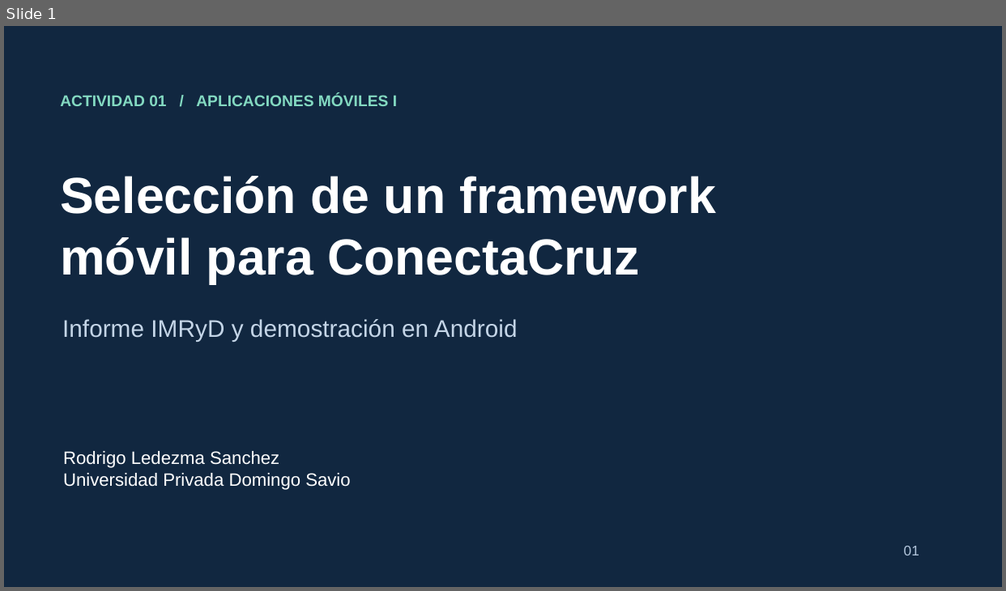
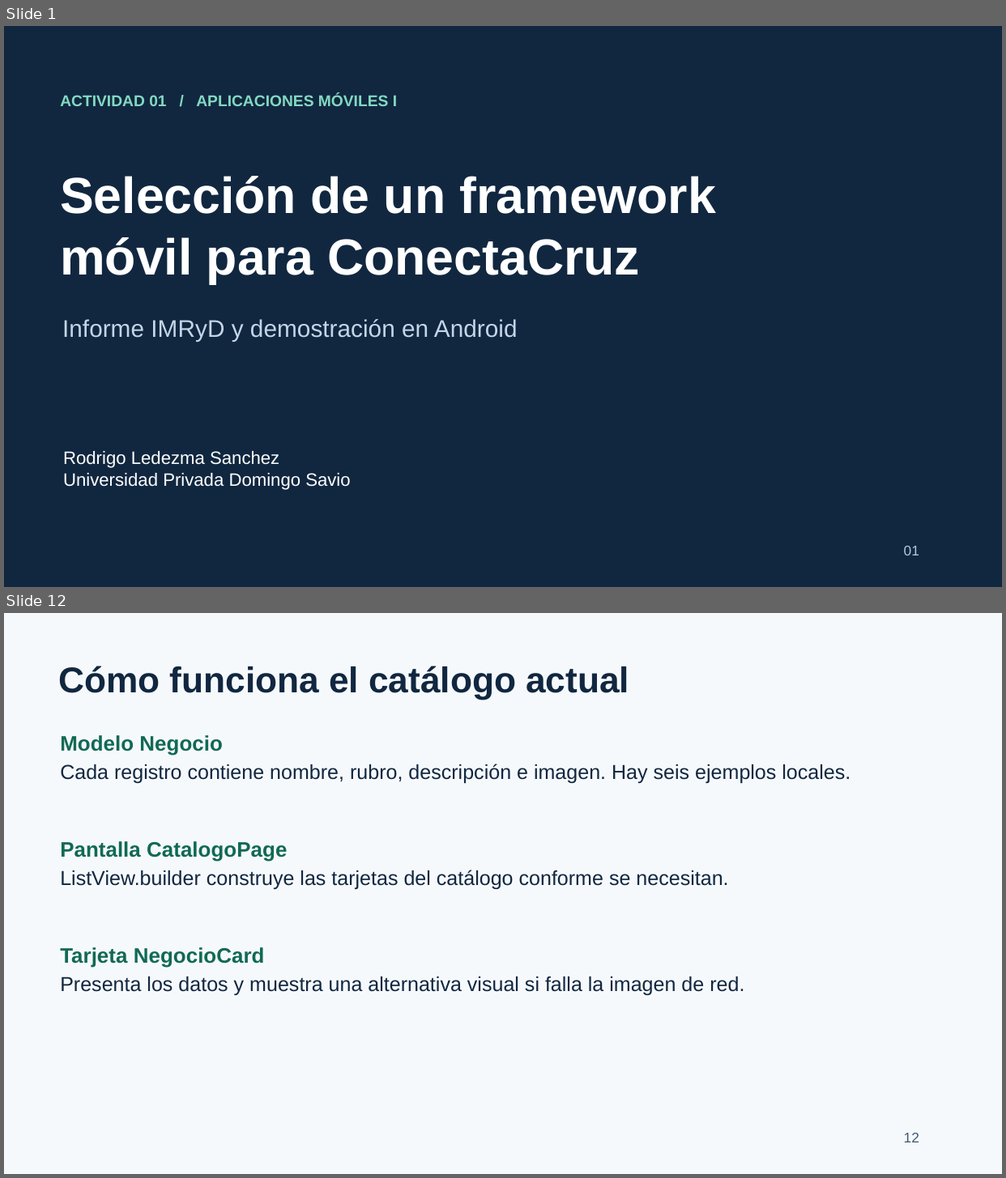
Before and after one commit to ROXIAN120/Aplicaciones-moviles-1, a slide deck: entrega_actividad_01/Presentacion_Defensa_ConectaCruz_Ampliada.pptx. Shown one above the other, each under a label of ours: slide 1 before the commit, slides 1 and 12 after it; the slides between them are not shown. The pictures are 1006x591 and 1006x1178 pixels, drawn with LibreOffice and Linux fonts; fonts in the diff are those of the drawing. Boxes give left, top, right and bottom in pixels: in the first picture for what was removed or moved away, otherwise in the second. Text is boxed around its words. In the diff, an @@ line names an element or a change of style, - is before the commit and + after.

```diff
--- a/entrega_actividad_01/Presentacion_Defensa_ConectaCruz_Ampliada.pptx
+++ b/entrega_actividad_01/Presentacion_Defensa_ConectaCruz_Ampliada.pptx
@@ slide 12 added at [4,613,1002,1174], background #F6F9FC @@
@@ text added at [58,666,629,699], 34.5 pt, text #112740, bold @@
+Cómo funciona el catálogo actual
@@ text added at [60,735,222,756], 20.2 pt, text #106956, bold @@
+Modelo Negocio
@@ text added at [60,764,850,784], 19.5 pt, text #112740 @@
+Cada registro contiene nombre, rubro, descripción e imagen. Hay seis ejemplos locales.
@@ text added at [60,841,287,862], 20.2 pt, text #106956, bold @@
+Pantalla CatalogoPage
@@ text added at [60,870,728,889], 19.5 pt, text #112740 @@
+ListView.builder construye las tarjetas del catálogo conforme se necesitan.
@@ text added at [60,948,265,968], 20.2 pt, text #106956, bold @@
+Tarjeta NegocioCard
@@ text added at [60,977,744,995], 19.5 pt, text #112740 @@
+Presenta los datos y muestra una alternativa visual si falla la imagen de red.
@@ text added at [904,1133,919,1143], 13.5 pt, text #415875 @@
+12
```
Also in this commit, not shown: 8 slides changed, 5 other slides added, 3 other files.
